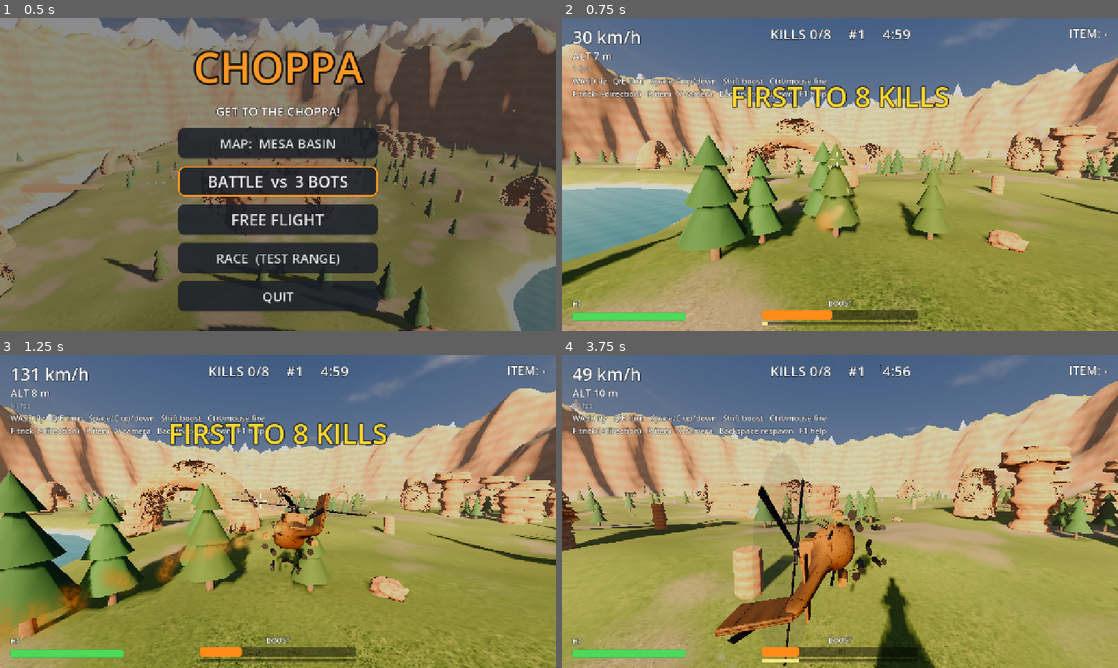
Above: before the commit, frames 1-4 (two rows, left to right).
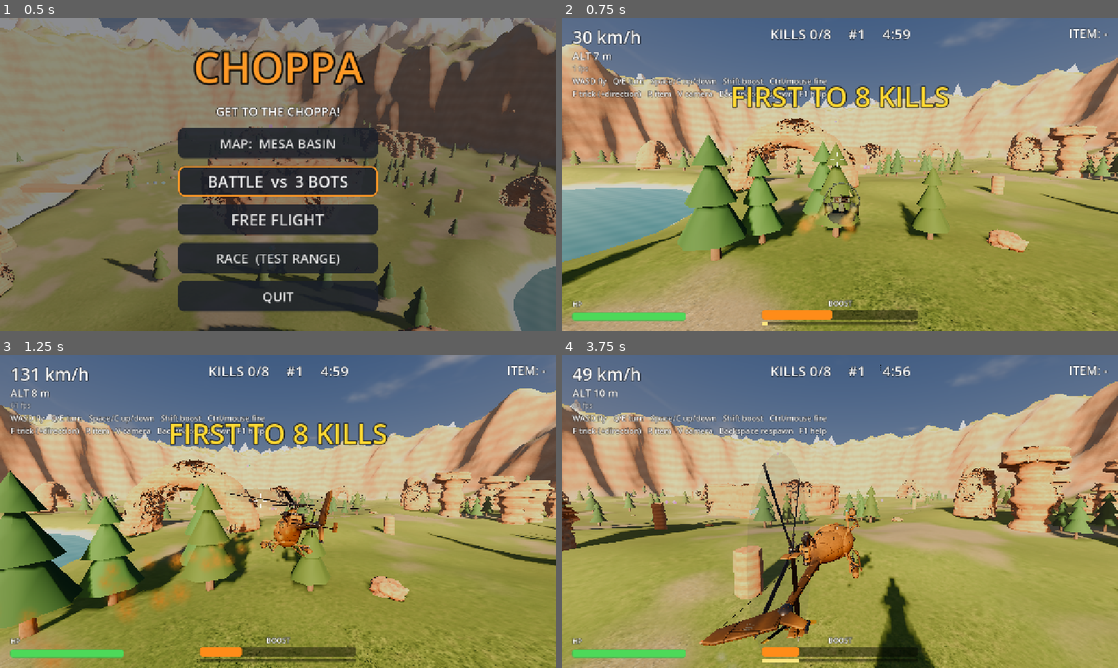
Above: after the commit, the same moments.

Repository: agnorance/choppa
Game: Godot game, scene res://scenes/main.tscn
Two runs of this game, one before a commit and one after it. Both use one fixed random seed, a clock stepped at 60 frames per second and the inputs below.
Inputs (mouse positions are in pixels of both pictures, inside the frame that each line leads up to):
- Up to frame 1 (0.5 s): no input
- Up to frame 2 (0.75 s): tap Enter at 0.5 s; move the mouse to (962, 158) at 0.52 s; hold D (move_right) from 0.53 s (still down); hold Shift (boost) from 0.53 s (still down); click (962, 158) at 0.67 s
- Up to frame 3 (1.25 s): keep holding D (move_right); keep holding Shift (boost)
- Up to frame 4 (3.75 s): release D (move_right) at 1.25 s; release Shift (boost) at 1.25 s; drag from (728, 527) to (812, 574) at 1.27 s; move the mouse to (895, 442) at 2.02 s; hold D (move_right) 2.03-2.75 s; hold Ctrl (fire) 2.03-2.75 s; tap Shift (boost) at 2.3 s; drag from (812, 574) to (673, 464) at 2.77 s; move the mouse to (1006, 558) at 3.52 s; hold A (move_left) from 3.53 s (still down); hold F (trick) from 3.53 s (still down)

Frame 1 is identical in both runs. In frame 2, 0.8% of the frame differs, in the area x 42-54%, y 52-71%; in frame 3, 3.7%; in frame 4, 4.3%, in the area x 11-65%, y 34-100%.

Commit message:
Little Bird style choppa: egg cabin, radial engine, five-blade rotor, weapons bench
Rebuilt the helicopter in Blender: an egg-shaped cabin with chin glass, a flat
seven-cylinder radial engine around the mast, articulated five-blade rotor head,
slim tail boom with T-tail, skids, and an AH-6 style bench with machine guns and
rocket pods. Canopy frame geometry is shared with the cockpit (choppa_shared.py)
so inside and outside match; other choppas show the cockpit through their glass.
The game reads muzzle, exhaust and eye positions from model markers. Adds Cycles
preview renders to make_choppa.py.

Diff:
--- a/scripts/chase_camera.gd
+++ b/scripts/chase_camera.gd
@@ -34,7 +34,7 @@
 	fov = lerpf(fov, base_fov + speed_fov * speed_ratio, 1.0 - exp(-4.0 * delta))
 
 	if target.model.cockpit_view:
-		target.model.cockpit_view.visible = first_person
+		target.model.cockpit_view.reticle.visible = first_person
 	if first_person:
 		# Rigidly mounted: you feel every roll and flip.
 		cull_mask = ~ChoppaModel.OWN_LAYER & 0xFFFFF
--- a/scripts/choppa.gd
+++ b/scripts/choppa.gd
@@ -115,7 +115,7 @@
 	_shape = CollisionShape3D.new()
 	_shape.shape = capsule
 	_shape.rotation_degrees.x = 90.0
-	_shape.position.z = 0.8
+	_shape.position.z = 0.3  # Cabin nose 2.4 m ahead of the centre; covers the tail cone.
 	add_child(_shape)
 
 	model = ChoppaModel.new()
@@ -429,7 +429,7 @@
 
 
 func _shoot() -> void:
-	var muzzle := global_position + facing() * Vector3(0.9 * _gun_side, -0.5, -2.2)
+	var muzzle := global_position + facing() * Vector3(1.12 * _gun_side, -0.8, -2.35)
 	_gun_side = -_gun_side
 	var target := aim_target()
 	var direction := facing() * Vector3.FORWARD
--- a/scripts/choppa_model.gd
+++ b/scripts/choppa_model.gd
@@ -20,7 +20,7 @@
 var _tilt := Vector2.ZERO  ## x: pitch, y: roll.
 var _rotor_speed := 0.0
 var _dust: CPUParticles3D
-var _trail: CPUParticles3D
+var _trails: Array[CPUParticles3D] = []
 var _smoke: CPUParticles3D
 var _flashes: Array[MeshInstance3D] = []
 var _bubble: MeshInstance3D
@@ -43,6 +43,7 @@
 			mesh.layers = OWN_LAYER
 	_rotor = model.find_child("rotor")
 	_tail_rotor = model.find_child("tail_rotor")
+	var eye := _marker(model, "eye")
 
 	var disc := CylinderMesh.new()
 	disc.top_radius = 4.3
@@ -54,17 +55,21 @@
 	_blur_material.shading_mode = BaseMaterial3D.SHADING_MODE_UNSHADED
 	_blur_material.cull_mode = BaseMaterial3D.CULL_DISABLED
 	_blur_material.albedo_color = Color(0.35, 0.35, 0.36, 0.0)
-	_part(disc, _blur_material, Vector3(0.0, 1.8, 0.4))
+	_part(disc, _blur_material, _rotor.position + Vector3(0.0, -0.05, 0.0))
 
 	cockpit = Marker3D.new()
-	cockpit.position = Vector3(0.0, 0.55, -1.15)
+	cockpit.position = eye
 	add_child(cockpit)
 	if own:
+		# The live instruments, seen through the canopy in chase view too.
 		cockpit_view = Cockpit.new()
 		cockpit_view.choppa = pilot
-		cockpit_view.position = cockpit.position
-		cockpit_view.visible = false
+		cockpit_view.position = eye
 		add_child(cockpit_view)
+	else:
+		var shell := Cockpit.shell()
+		shell.position = eye
+		_parts.add_child(shell)
 
 	var flash_mesh := SphereMesh.new()
 	flash_mesh.radius = 0.35
@@ -74,8 +79,9 @@
 	var flash_material := StandardMaterial3D.new()
 	flash_material.shading_mode = BaseMaterial3D.SHADING_MODE_UNSHADED
 	flash_material.albedo_color = Color(1.0, 0.85, 0.4)
-	for side in [-1.0, 1.0]:
-		var flash := _part(flash_mesh, flash_material, Vector3(0.9 * side, -0.45, -2.3), Vector3.ZERO, Vector3(1, 1, 2))
+	for muzzle in ["muzzle_l", "muzzle_r"]:
+		var at := _marker(model, muzzle) + Vector3(0.0, 0.0, -0.25)
+		var flash := _part(flash_mesh, flash_material, at, Vector3.ZERO, Vector3(0.7, 0.7, 1.6))
 		flash.cast_shadow = GeometryInstance3D.SHADOW_CASTING_SETTING_OFF
 		_flashes.append(flash)
 
@@ -102,19 +108,21 @@
 	_dust.emitting = false
 	add_child(_dust)
 
-	# Boost flame and exhaust trail.
-	_trail = Effects.puffs(Effects.gradient([
-		Color(1.0, 0.85, 0.4, 0.9), Color(1.0, 0.45, 0.1, 0.6), Color(0.4, 0.4, 0.4, 0.0),
-	]), 40, 0.45)
-	_trail.position = Vector3(0.0, 0.75, 2.1)
-	_trail.direction = Vector3.BACK
-	_trail.spread = 8.0
-	_trail.initial_velocity_min = 6.0
-	_trail.initial_velocity_max = 9.0
-	_trail.scale_amount_min = 0.8
-	_trail.scale_amount_max = 1.4
-	_trail.emitting = false
-	add_child(_trail)
+	# Boost flames out of both exhaust stubs.
+	for exhaust in ["exhaust_l", "exhaust_r"]:
+		var trail := Effects.puffs(Effects.gradient([
+			Color(1.0, 0.85, 0.4, 0.9), Color(1.0, 0.45, 0.1, 0.6), Color(0.4, 0.4, 0.4, 0.0),
+		]), 28, 0.4)
+		trail.position = _marker(model, exhaust)
+		trail.direction = Vector3(0.1 * signf(trail.position.x), -0.1, 1.0)
+		trail.spread = 8.0
+		trail.initial_velocity_min = 6.0
+		trail.initial_velocity_max = 9.0
+		trail.scale_amount_min = 0.5
+		trail.scale_amount_max = 1.0
+		trail.emitting = false
+		add_child(trail)
+		_trails.append(trail)
 
 	# Shield bubble; turns gold during GET TO THE CHOPPA.
 	var sphere := SphereMesh.new()
@@ -154,7 +162,7 @@
 	_smoke = Effects.puffs(Effects.gradient([
 		Color(0.15, 0.15, 0.15, 0.0), Color(0.12, 0.12, 0.12, 0.7), Color(0.2, 0.2, 0.2, 0.0),
 	]), 24, 1.6)
-	_smoke.position = Vector3(0.0, 0.8, 0.8)
+	_smoke.position = _rotor.position * Vector3(1.0, 0.7, 1.0)  # Out of the engine.
 	_smoke.direction = Vector3.UP
 	_smoke.spread = 25.0
 	_smoke.initial_velocity_min = 1.0
@@ -199,7 +207,8 @@
 	_parts.visible = c.invulnerable <= 0.0 or fmod(c.invulnerable, 0.2) > 0.08
 	for flash in _flashes:
 		flash.visible = c.clock - c.last_shot_time < 0.05
-	_trail.emitting = c.is_boosting()
+	for trail in _trails:
+		trail.emitting = c.is_boosting()
 	_sparks.emitting = c.scrambled > 0.0
 	_bubble.visible = c.shield > 0.0 or c.rampage > 0.0
 	if _bubble.visible:
@@ -216,6 +225,12 @@
 static var _cached_scene: PackedScene
 
 
+## Position of an empty from the Blender model, in model space.
+static func _marker(model: Node3D, marker_name: String) -> Vector3:
+	var node: Node3D = model.find_child(marker_name)
+	return node.position if node else Vector3.ZERO
+
+
 static func _scene() -> PackedScene:
 	if _cached_scene == null:
 		_cached_scene = load("res://assets/models/choppa/choppa.glb")
@@ -224,10 +239,7 @@
 
 ## Materials by the names the Blender scripts give them; `paint` uses the hull shader.
 static func part_materials(paint: Color, panel_size := Vector2(1.35, 0.75)) -> Dictionary:
-	var hull := ShaderMaterial.new()
-	hull.shader = load("res://shaders/hull.gdshader")
-	hull.set_shader_parameter("paint", paint)
-	hull.set_shader_parameter("panel_size", panel_size)
+	var hull := _hull(paint, panel_size)
 	var glass := StandardMaterial3D.new()
 	glass.albedo_color = Color(0.25, 0.32, 0.35, 0.35)
 	glass.transparency = BaseMaterial3D.TRANSPARENCY_ALPHA
@@ -242,15 +254,34 @@
 	green.emission_enabled = true
 	green.emission = Color(0.1, 1.0, 0.2)
 	green.emission_energy_multiplier = 4.0
+	var lamp := _material(Color(1.0, 0.92, 0.75), 0.0, 0.1)
+	lamp.emission_enabled = true
+	lamp.emission = Color(1.0, 0.85, 0.6)
+	lamp.emission_energy_multiplier = 1.5
 	return {
 		"paint": hull,
 		"metal": _material(Color(0.32, 0.32, 0.33), 0.85, 0.38),
 		"dark": _material(Color(0.1, 0.1, 0.11), 0.4, 0.6),
 		"glass": glass,
 		"brass": _material(Color(0.78, 0.6, 0.3), 0.9, 0.3),
+		"rubber": _material(Color(0.05, 0.05, 0.05), 0.0, 0.9),
+		"exhaust": _material(Color(0.24, 0.15, 0.1), 0.75, 0.62),
+		"lamp": lamp,
+		# Markings share the hull's chips, grime and seams.
+		"hazard": _hull(Color(0.85, 0.62, 0.12), panel_size),
+		"decal": _hull(Color(0.86, 0.82, 0.68), panel_size),
+		"marking_red": _hull(Color(0.6, 0.1, 0.06), panel_size),
 		"light_red": red,
 		"light_green": green,
 	}
+
+
+static func _hull(paint: Color, panel_size: Vector2) -> ShaderMaterial:
+	var hull := ShaderMaterial.new()
+	hull.shader = load("res://shaders/hull.gdshader")
+	hull.set_shader_parameter("paint", paint)
+	hull.set_shader_parameter("panel_size", panel_size)
+	return hull
 
 
 static func _material(albedo: Color, metallic: float, roughness: float) -> StandardMaterial3D:
--- a/scripts/cockpit.gd
+++ b/scripts/cockpit.gd
@@ -13,6 +13,7 @@
 var choppa: Choppa
 ## Returns the kill count to show, or -1 for "--" (free flight). Set by the game mode.
 var kills_source: Callable = func() -> int: return -1
+var reticle: Node3D  ## The gunsight glow; only shown from the pilot's seat.
 
 var _gauges := {}
 var _stick: Node3D
@@ -29,15 +30,21 @@
 var _clock := 0.0
 
 
-func _ready() -> void:
-	var shell: Node3D = (load("res://assets/models/choppa/cockpit.glb") as PackedScene).instantiate()
-	add_child(shell)
+## The bare interior (no live instruments), for other choppas seen through their canopy.
+static func shell() -> Node3D:
+	var model: Node3D = (load("res://assets/models/choppa/cockpit.glb") as PackedScene).instantiate()
 	var materials := ChoppaModel.part_materials(PANEL_PAINT, Vector2(0.32, 0.2))
-	for mesh: MeshInstance3D in shell.find_children("*", "MeshInstance3D"):
+	for mesh: MeshInstance3D in model.find_children("*", "MeshInstance3D"):
 		for k in mesh.mesh.get_surface_count():
 			var source := mesh.mesh.surface_get_material(k)
 			mesh.set_surface_override_material(k, materials.get(source.resource_name if source else "paint", materials.paint))
 		mesh.cast_shadow = GeometryInstance3D.SHADOW_CASTING_SETTING_OFF
+	return model
+
+
+func _ready() -> void:
+	var shell := Cockpit.shell()
+	add_child(shell)
 	_stick = shell.find_child("stick")
 	_collective = shell.find_child("collective")
 
@@ -53,7 +60,8 @@
 			["shield", Color(0.2, 0.8, 1.0), "SHLD"], ["scrambled", Color(0.75, 0.3, 1.0), "SCRM"]]:
 		_lamps[lamp[0]] = _build_lamp(_mount(shell, "lamp_" + lamp[0]), lamp[1], lamp[2])
 	_build_beacon(_mount(shell, "beacon"))
-	_build_reticle(_mount(shell, "sight"))
+	reticle = _mount(shell, "sight")
+	_build_reticle(reticle)
 
 	# A dim warm light so the panel reads even in the shade.
 	var fill := OmniLight3D.new()
Binary file changed: assets/models/choppa/choppa.glb
Binary file changed: assets/models/choppa/cockpit.glb
Not shown, changed: CLAUDE.md
Not shown, changed: docs/DESIGN.md
Not shown, added: tools/blender/choppa_shared.py
Not shown, changed: tools/blender/make_choppa.py
Not shown, changed: tools/blender/make_cockpit.py
